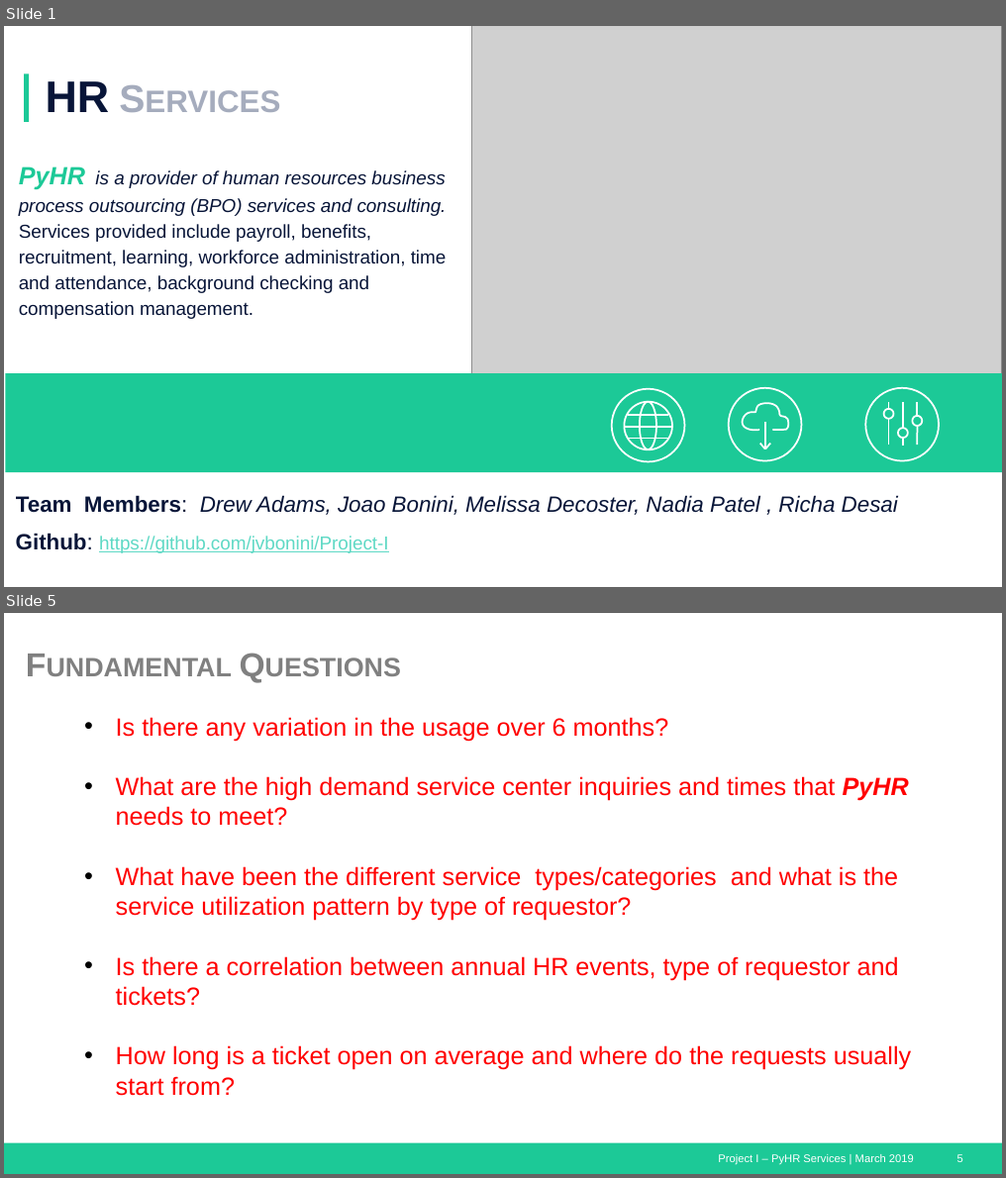
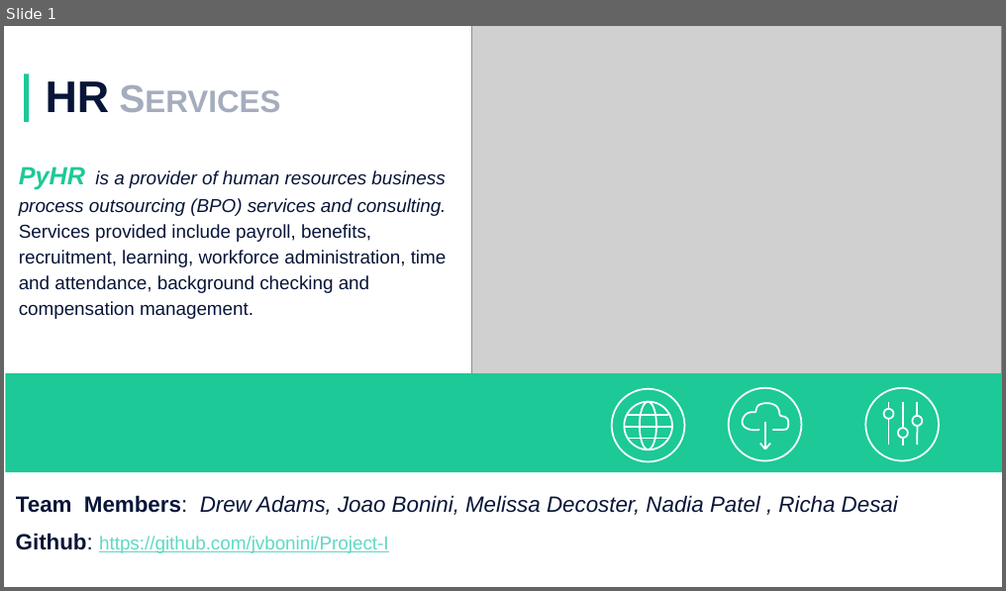
Before and after one commit to jvbonini/Project-I, a slide deck: Presentation/HRServices_Presentation_Master.pptx. Shown one above the other, each under a label of ours: slides 1 and 5 before the commit, slide 1 after it; the slides between them are not shown. The pictures are 1006x1178 and 1006x591 pixels, drawn with LibreOffice and Linux fonts; fonts in the diff are those of the drawing; grey boxes stand for pictures. Boxes give left, top, right and bottom in pixels: in the first picture for what was removed or moved away, otherwise in the second. Text is boxed around its words. In the diff, an @@ line names an element or a change of style, - is before the commit and + after.

```diff
--- a/Presentation/HRServices_Presentation_Master.pptx
+++ b/Presentation/HRServices_Presentation_Master.pptx
@@ slide 5 removed at bbox=[4, 613, 1002, 1174], background #FFFFFF @@
@@ text removed at bbox=[16, 634, 708, 673] @@
-Fundamental Questions
@@ text removed at bbox=[116, 717, 911, 1070] @@
-• Is there any variation in the usage over 6 months?
-• What are the high demand service center inquiries and times that PyHR needs to meet?
-• What have been the different service types/categories and what is the service utilization pattern by type of requestor?
-• Is there a correlation between annual HR events, type of requestor and tickets?
-• How long is a ticket open on average and where do the requests usually start from?
@@ rectangle removed at bbox=[4, 1143, 1002, 1174] @@
@@ text removed at bbox=[718, 1155, 914, 1165] @@
-Project I – PyHR Services | March 2019
@@ page number removed at bbox=[957, 1155, 963, 1162] @@
-5
```
Also in this commit, not shown: 15 slides changed, 6 slides added, 4 other slides removed, 2 other files.
